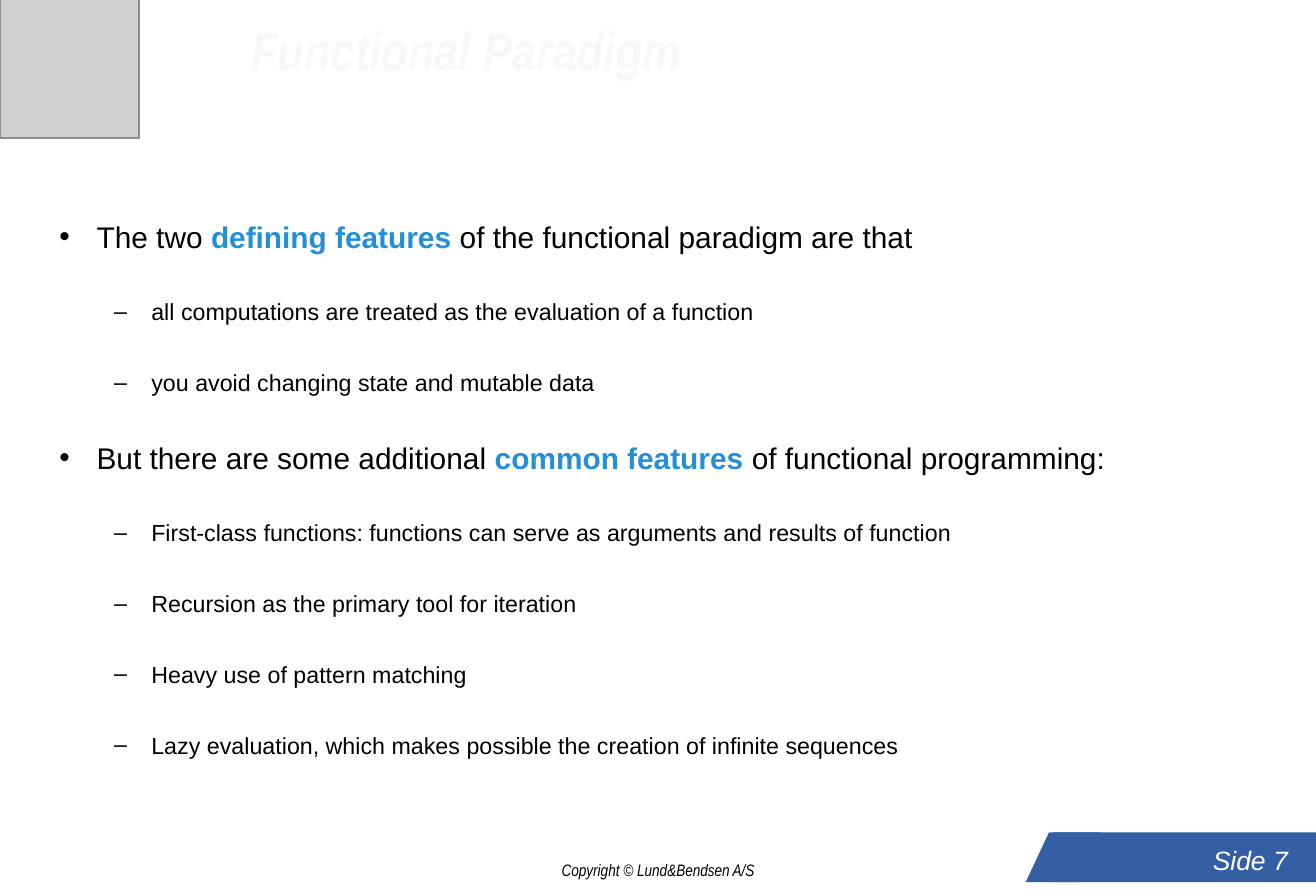
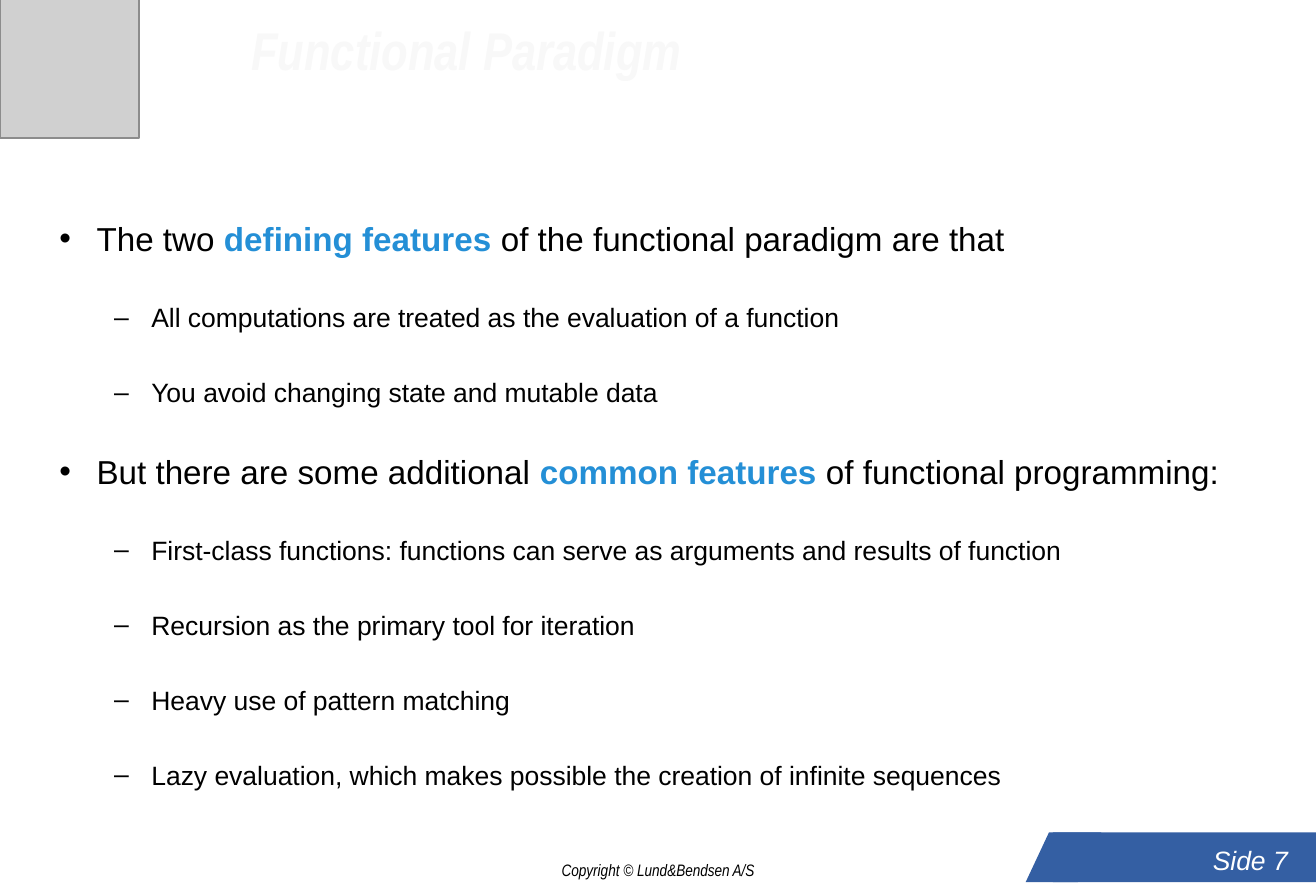
Before and after one commit to LundOgBendsen/LBE2921-Scala, a slide deck: slide 7 of slides/03_functional_prog.ppt. Drawn at 1316x895 pixels with LibreOffice and Linux fonts; fonts in the diff are those of the drawing; grey boxes stand for pictures; background and template pictures are left out. Boxes give left, top, right and bottom in pixels: in the first picture for what was removed or moved away, otherwise in the second. Text is boxed around its words. In the diff, an @@ line names an element or a change of style, - is before the commit and + after.

```diff
--- a/slides/03_functional_prog.ppt
+++ b/slides/03_functional_prog.ppt
@@ text at <box>97,227,1219,790</box>: size 18 to 20 pt in "The two defining features of the functional ...", "But there are some additional common features ..."; size 14 to 16 pt in "First-class functions: functions can serve as arguments ...", "Recursion as the primary tool for iteration", "Heavy use of pattern matching", "Lazy evaluation, which makes possible the creation ..." @@
@@ text at <box>151,307,839,408</box>: text changed; size 14 to 16 pt @@
-  – all computations are treated as the evaluation of a function
-  – you avoid changing state and mutable data
+  – All computations are treated as the evaluation of a function
+  – You avoid changing state and mutable data
```
Also in this commit, not shown: 2 other slides changed, 7 other files.
